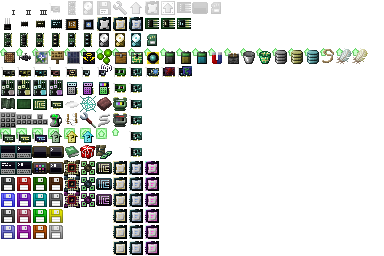
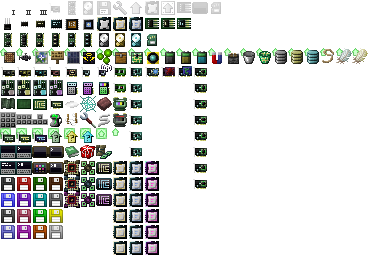
Layer changes from the first 384px x 256px image to the second:
painted on "items" (2nd of 2, in "items") over box(193, 67, 207, 189)
